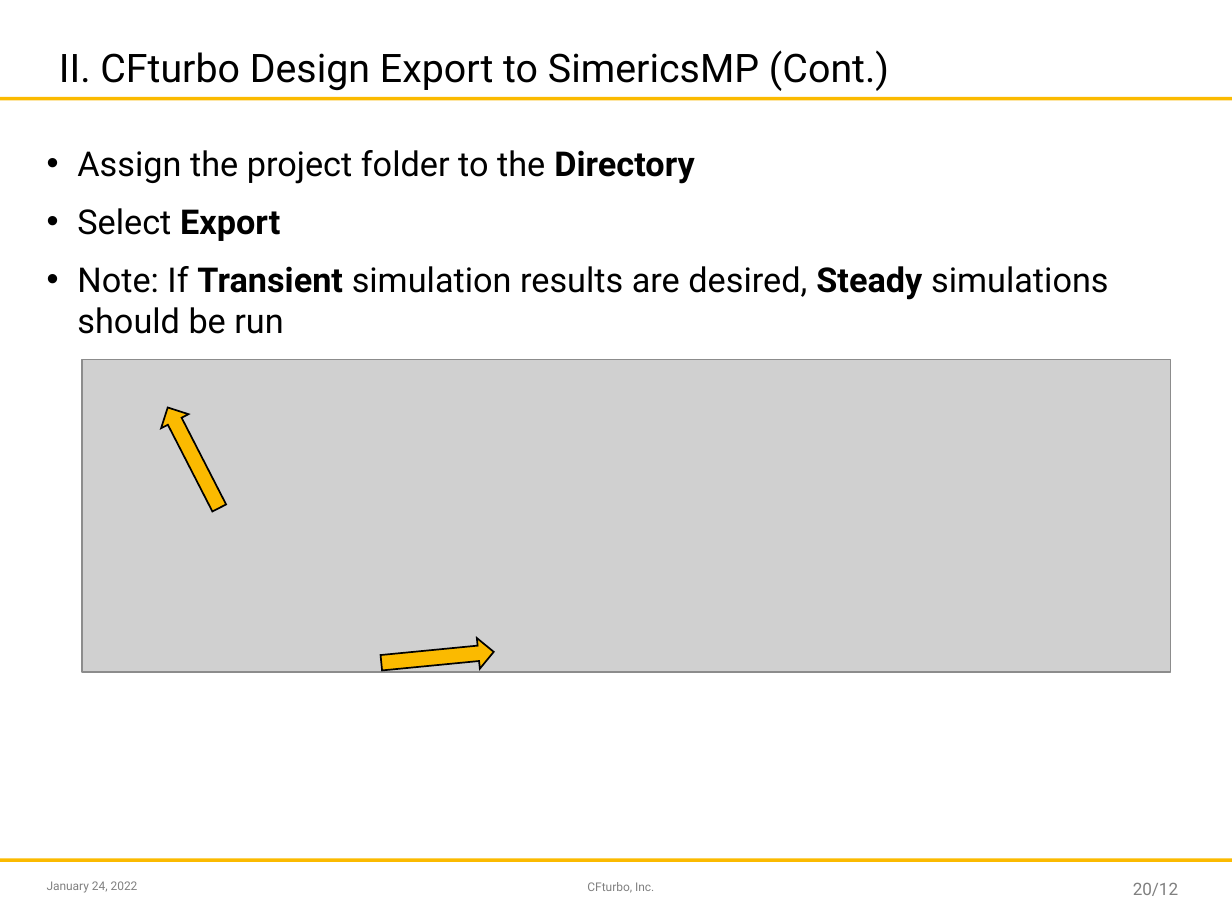
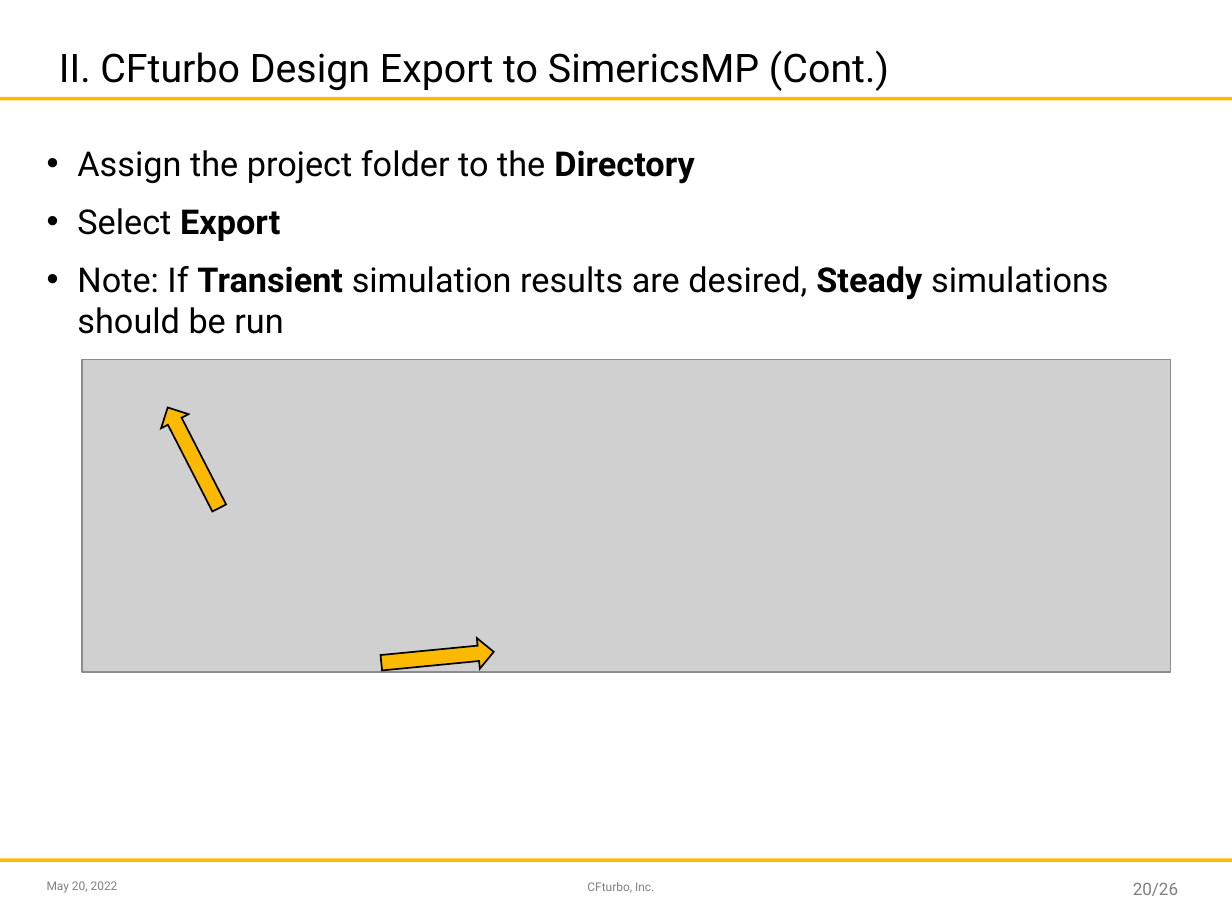
Before and after one commit to sandschristopher/Design-Variation_Performance-Map-Creation, a slide deck: slide 20 of SMP_Master.pptx. Drawn at 1232x924 pixels with LibreOffice and Linux fonts; fonts in the diff are those of the drawing; grey boxes stand for pictures; background and template pictures are left out. Boxes give left, top, right and bottom in pixels: in the first picture for what was removed or moved away, otherwise in the second. Text is boxed around its words. In the diff, an @@ line names an element or a change of style, - is before the commit and + after.

```diff
--- a/SMP_Master.pptx
+++ b/SMP_Master.pptx
@@ text at <box>47,881,118,893</box>: text changed @@
-January 24, 2022
+May 20, 2022
@@ page number at <box>1133,883,1178,896</box>: text changed @@
-20/12
+20/26
```
Also in this commit, not shown: 24 other slides changed.
